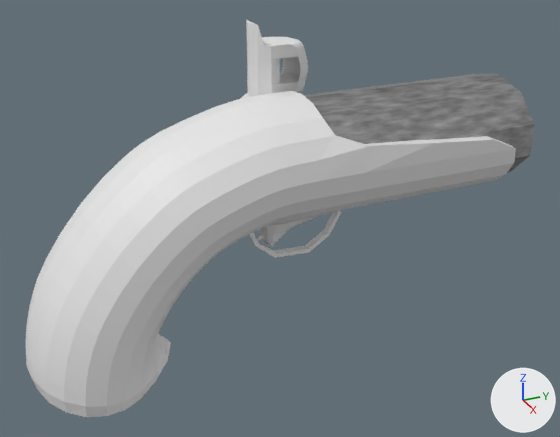
The Blender file Fase 2 parte 2/pistolProp.blend as it was, and as the next commit left it.
Rendered twice from a 50 mm camera at (3.6, 0.61, 2.26) aimed at (0.0, 2.23, 0.45). The axes (+X, +Y, +Z) are drawn at lower right. The lights are the same throughout. The older version comes first.

The scene before the commit, as lines of its bpy script (objects in view):
```python
ob_canon = bpy.data.objects.new('canon', me_cilindro_001)
ob_canon.location = (-0.028, 2.893, 0.823)
ob_canon.rotation_euler = (1.571, 0.0, 0.0)  # degrees (90, 0, 0)
ob_canon.scale = (0.778, 0.602, 0.609)
ob_mango = bpy.data.objects.new('mango', me_cilindro_002)
ob_mango.location = (-0.028, 3.599, 0.03)
ob_mango.rotation_euler = (1.571, 0.0, 0.0)  # degrees (90, 0, 0)
ob_mango.scale = (0.778, 0.602, 1.22)
ob_recharger = bpy.data.objects.new('recharger', me_cilindro_004)
ob_recharger.location = (-0.416, 2.312, 1.2)
ob_recharger.rotation_euler = (0.0, 0.0, 4.712)  # degrees (0, 0, 270)
ob_recharger.scale = (0.609, 0.778, 0.602)
ob_ruedagatillo = bpy.data.objects.new('ruedaGatillo', me_cilindro_003)
ob_ruedagatillo.location = (-0.028, 2.323, 0.436)
ob_ruedagatillo.rotation_euler = (1.571, 1.629, 1.571)  # degrees (90, 93, 90)
ob_ruedagatillo.scale = (0.603, 0.61, 0.778)
```
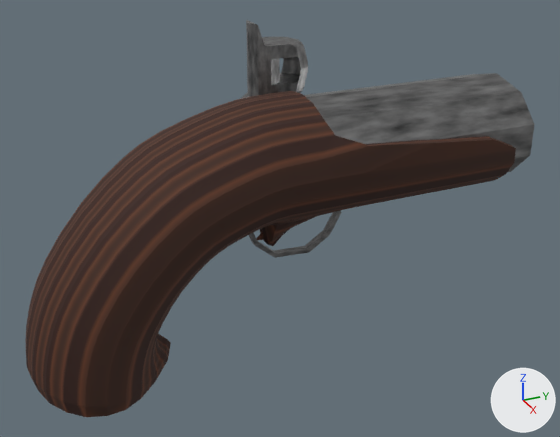
Commit message: update pistol prop

Changed parts and their boxes [x1, y1, x2, y2] in the pictures (560 x 437 px):
'mango', recoloured (white to brown)
    both: [25, 91, 516, 417]
'canon', recoloured (darker)
    both: [304, 73, 535, 172]
'recharger', recoloured (white to grey)
    both: [240, 20, 308, 99]
'ruedaGatillo', recoloured (white to grey)
    both: [249, 210, 342, 258]

The change, as a list of edits to the scene's bpy script:
```text
Change mat_metal:
    where n2 = _N.new('ShaderNodeTexNoise'); n2.name = 'Ruido'
    n2.inputs[2].default_value: 8.0 -> 4.6  # 'Scale'
    where n6 = _N.new('ShaderNodeValToRGB'); n6.name = 'Rampa de color'
    remove n6.color_ramp.elements[0].position = 0.0816; n6.color_ramp.elements[0].color = (0.0, 0.0, 0.0, 1.0)
    remove _e = n6.color_ramp.elements.new(0.606); _e.color = (0.5, 0.5, 0.5, 1.0)
    remove _e = n6.color_ramp.elements.new(0.915); _e.color = (1.0, 1.0, 1.0, 1.0)
    add n6.color_ramp.elements[0].position = 0.227; n6.color_ramp.elements[0].color = (0.0, 0.0, 0.0, 1.0)
    add _e = n6.color_ramp.elements.new(0.853); _e.color = (0.5, 0.5, 0.5, 1.0)
    add _e = n6.color_ramp.elements.new(1.0); _e.color = (1.0, 1.0, 1.0, 1.0)
Add mat_material_001:
    mat_material_001 = bpy.data.materials.new('Material.001')
    # nodes: BsdfPrincipled, Bump, OutputMaterial, TexNoise, TexWave, ValToRGB
    # colours: brown #32170e, brown #62351d, brown #3a2014
Change me_cilindro_002:
    where me_cilindro_002.from_pydata(...)  # 126 vertices, 115 faces; spans x -0.55..0.55, y -0.64..1.89, z 0.07..2.34
    add me_cilindro_002.materials.append(mat_material_001)
Change me_cilindro_003:
    where me_cilindro_003.from_pydata(...)  # 16 vertices, 7 faces; spans x -0.211..0.381, y -0.496..0.491, z -0.03..0.03
    add me_cilindro_003.materials.append(mat_metal)
Change me_cilindro_004:
    where me_cilindro_004.from_pydata(...)  # 255 vertices, 261 faces; spans x -0.442..0.58, y -0.15..0.15, z -0.598..0.438
    add me_cilindro_004.materials.append(mat_metal)
```
